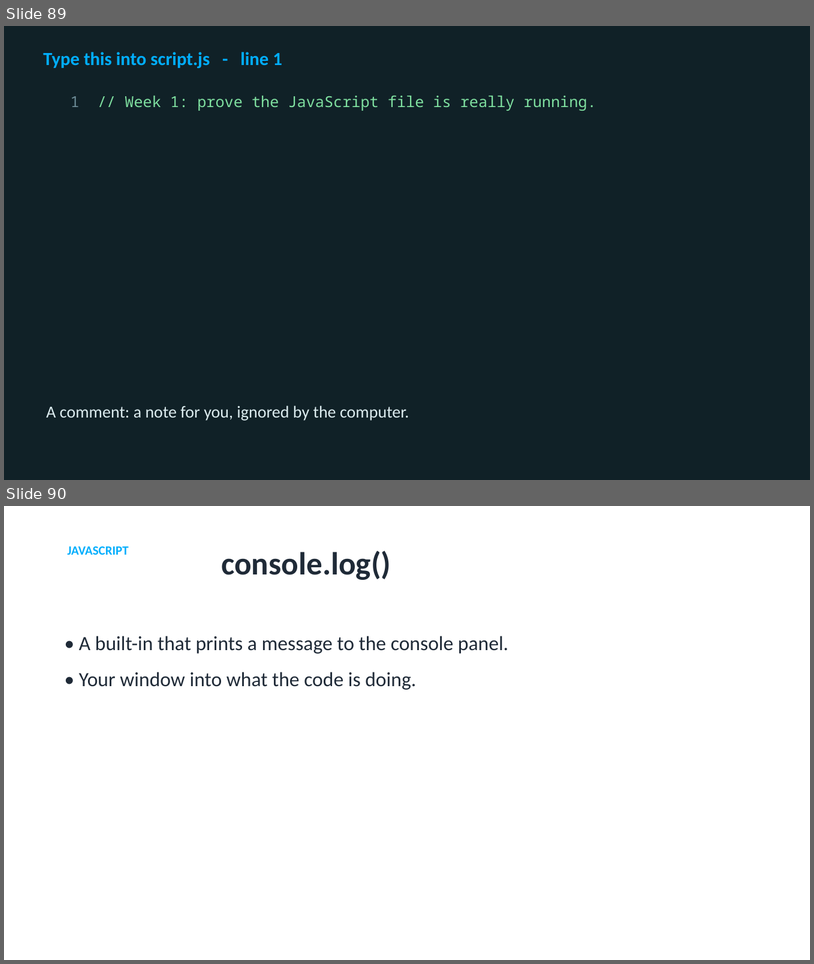
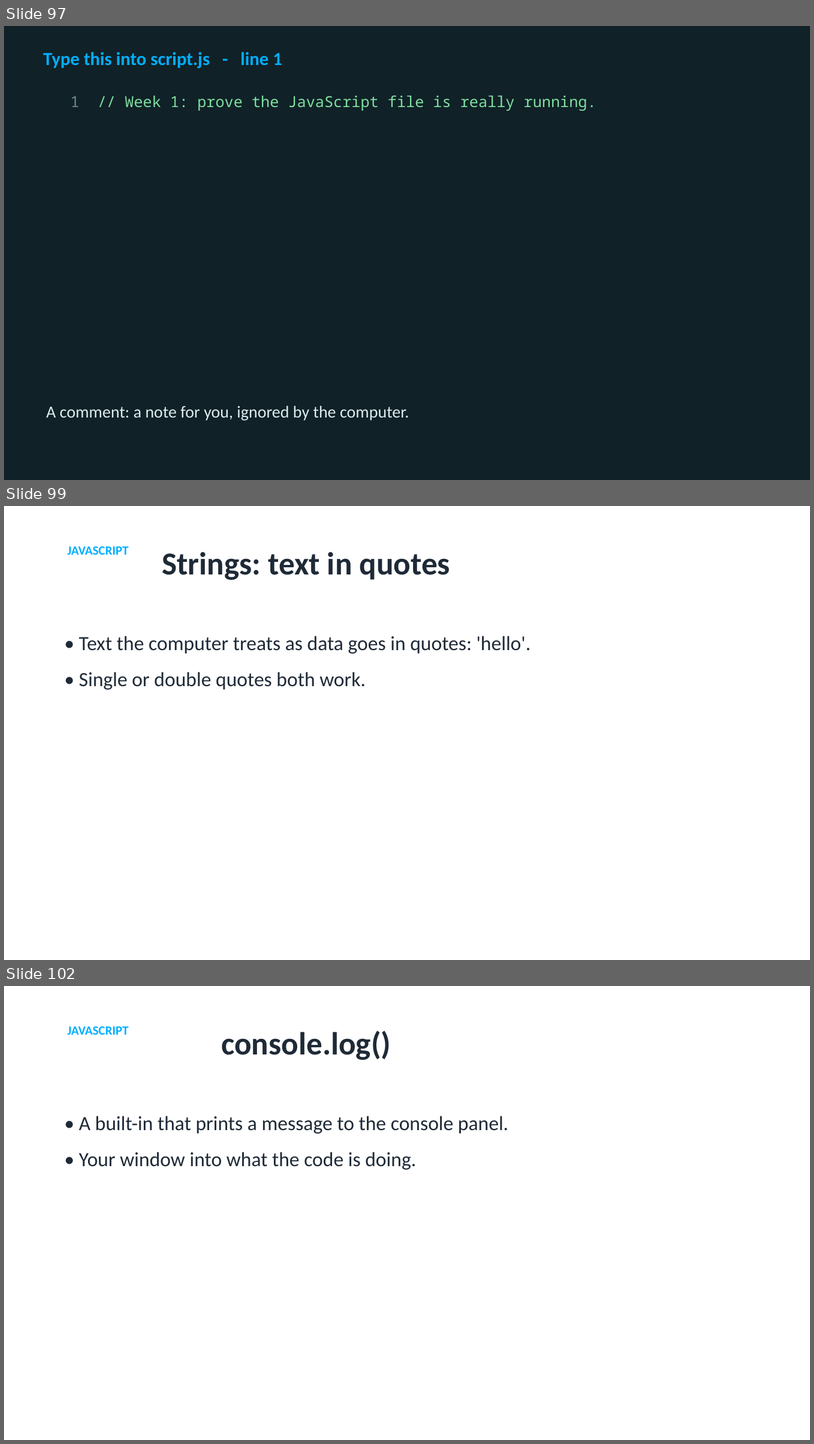
Before and after one commit to utgapps/utgapps.github.io, a slide deck: ai101/slides/week-01.pptx. Shown one above the other, each under a label of ours: slides 89 and 90 before the commit, slides 97, 99 and 102 after it; the slides between them are not shown. The pictures are 814x964 and 814x1444 pixels, drawn with LibreOffice and Linux fonts; fonts in the diff are those of the drawing. Boxes give left, top, right and bottom in pixels: in the first picture for what was removed or moved away, otherwise in the second. Text is boxed around its words. In the diff, an @@ line names an element or a change of style, - is before the commit and + after.

```diff
--- a/ai101/slides/week-01.pptx
+++ b/ai101/slides/week-01.pptx
@@ slide 99 added at bbox=[4, 506, 810, 960], background #FFFFFF @@
@@ text added at bbox=[68, 546, 129, 555], 15 pt, text #01AEFD, bold @@
+JAVASCRIPT
@@ title added at bbox=[162, 552, 450, 580], 38 pt, text #1F2A37, bold @@
+Strings: text in quotes
@@ text added at bbox=[79, 636, 531, 690], 24 pt, text #1F2A37 @@
+• Text the computer treats as data goes in quotes: 'hello'.
+• Single or double quotes both work.
@@ what was slide 89 is now slide 97 @@
@@ what was slide 90 is now slide 102 @@
```
Also in this commit, not shown: 11 other slides added, 19 other files.
